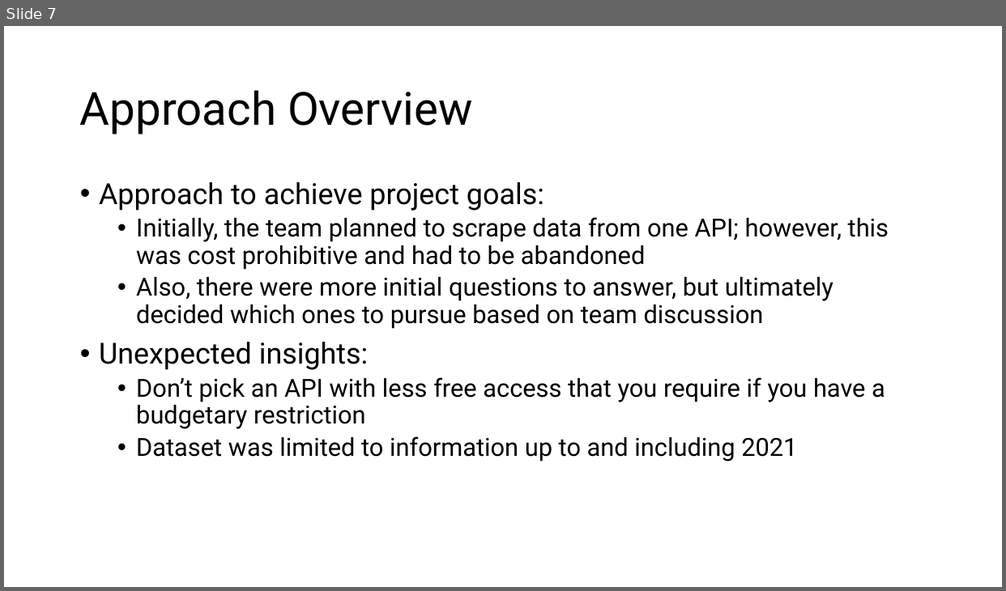
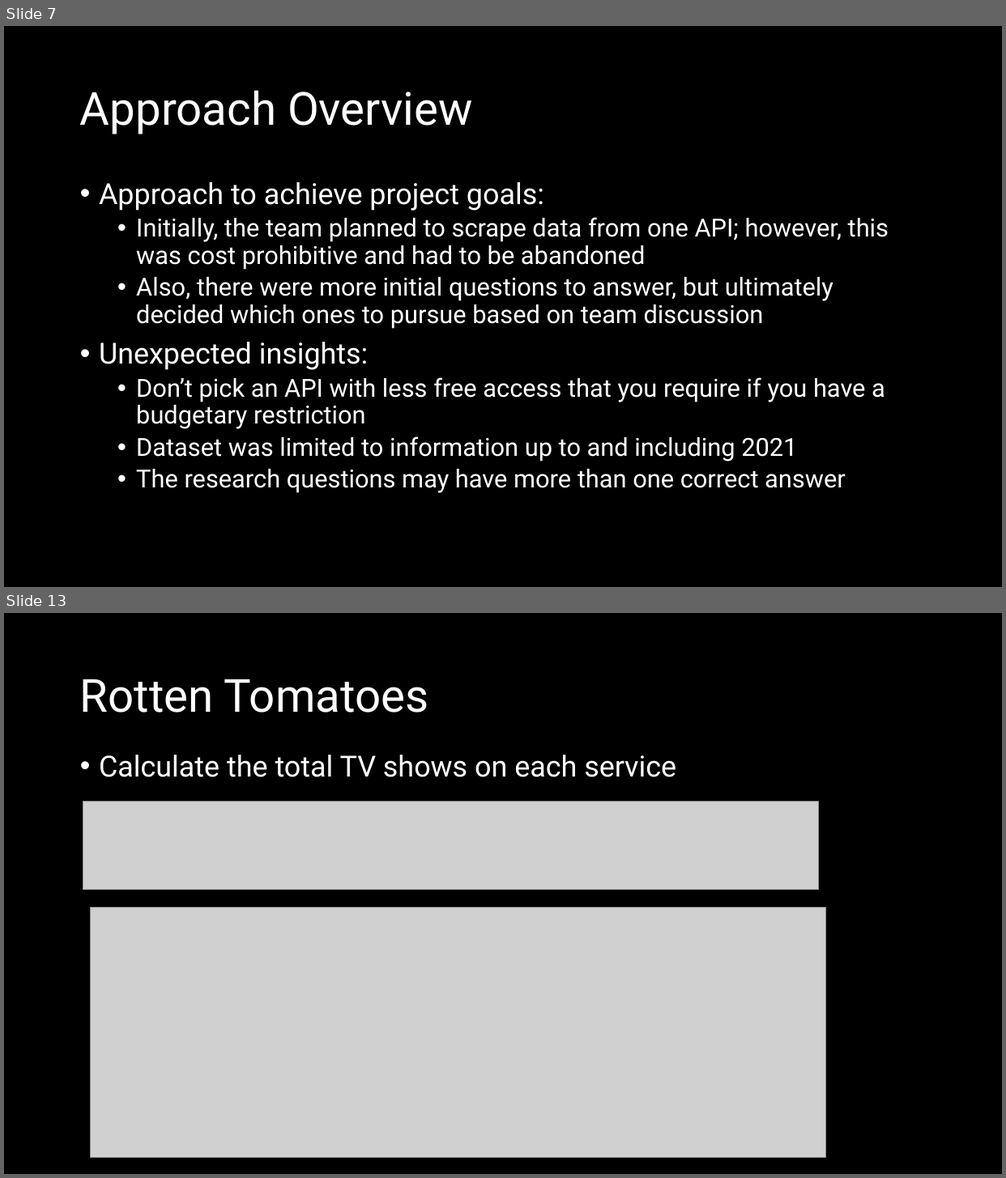
Before and after one commit to Christian-Albertini/UNC-Project-1, a slide deck: what_are_we_watching_tonight.pptx. Shown one above the other, each under a label of ours: slide 7 before the commit, slides 7 and 13 after it; the slides between them are not shown. The pictures are 1006x591 and 1006x1178 pixels, drawn with LibreOffice and Linux fonts; fonts in the diff are those of the drawing; grey boxes stand for pictures. Boxes give left, top, right and bottom in pixels: in the first picture for what was removed or moved away, otherwise in the second. Text is boxed around its words. In the diff, an @@ line names an element or a change of style, - is before the commit and + after.

```diff
--- a/what_are_we_watching_tonight.pptx
+++ b/what_are_we_watching_tonight.pptx
@@ slide 13 added at box(4, 613, 1002, 1174), background #000000 @@
@@ title added at box(80, 679, 429, 713), 44 pt, text #FFFFFF @@
+Rotten Tomatoes
@@ text added at box(99, 755, 676, 777), 28 pt, text #FFFFFF @@
+• Calculate the total TV shows on each service
@@ picture added at box(83, 802, 819, 890) @@
@@ picture added at box(90, 907, 825, 1158) @@
@@ slide 7 changed as well @@
@@ background #FFFFFF to #000000 @@
@@ title "Approach Overview" at box(80, 90, 473, 135): text colour #000000 to #FFFFFF @@
@@ text at box(99, 182, 889, 462): text colour #000000 to #FFFFFF in "Approach to achieve project goals:", "Initially, the team planned to scrape data ...", "Also, there were more initial questions to ...", "Unexpected insights:" and 2 more places @@
@@ text at box(136, 469, 846, 493): paragraph added @@
+  • The research questions may have more than one correct answer
```
Also in this commit, not shown: 7 other slides changed, 16 other slides added, 6 slides removed.
